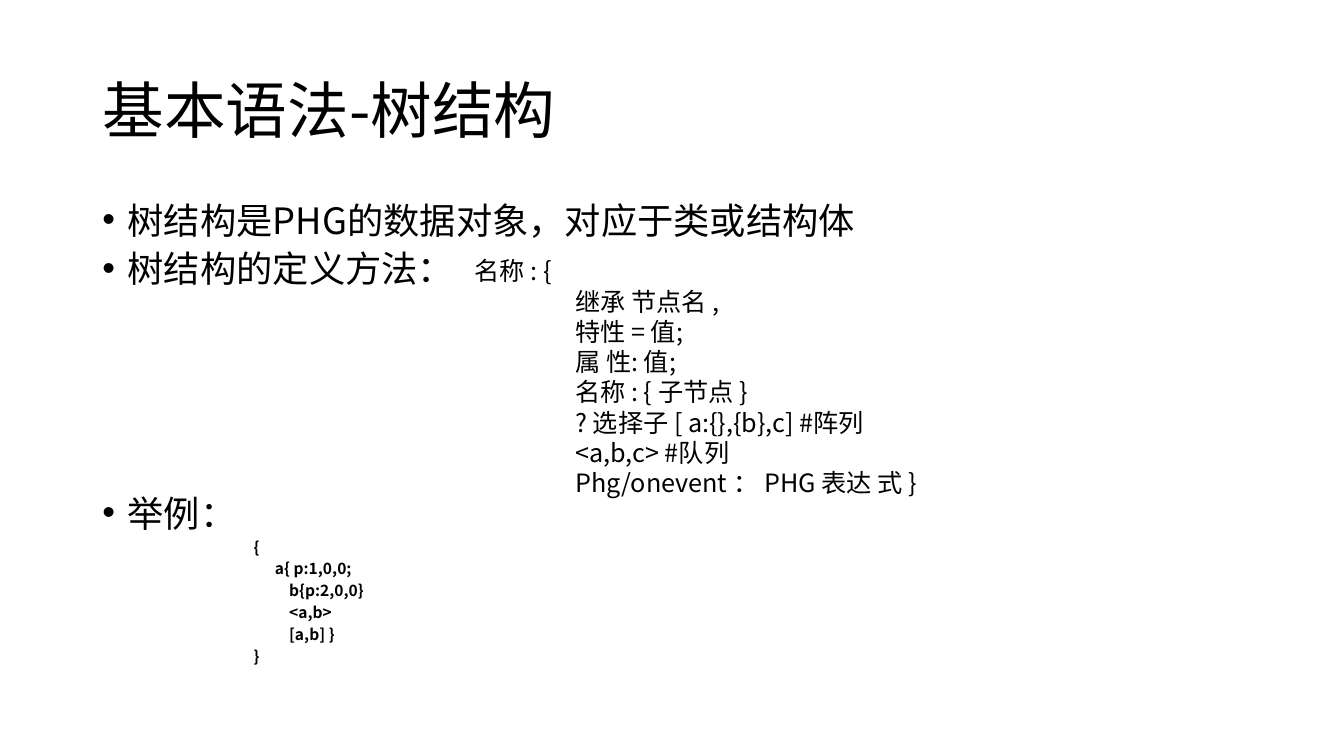
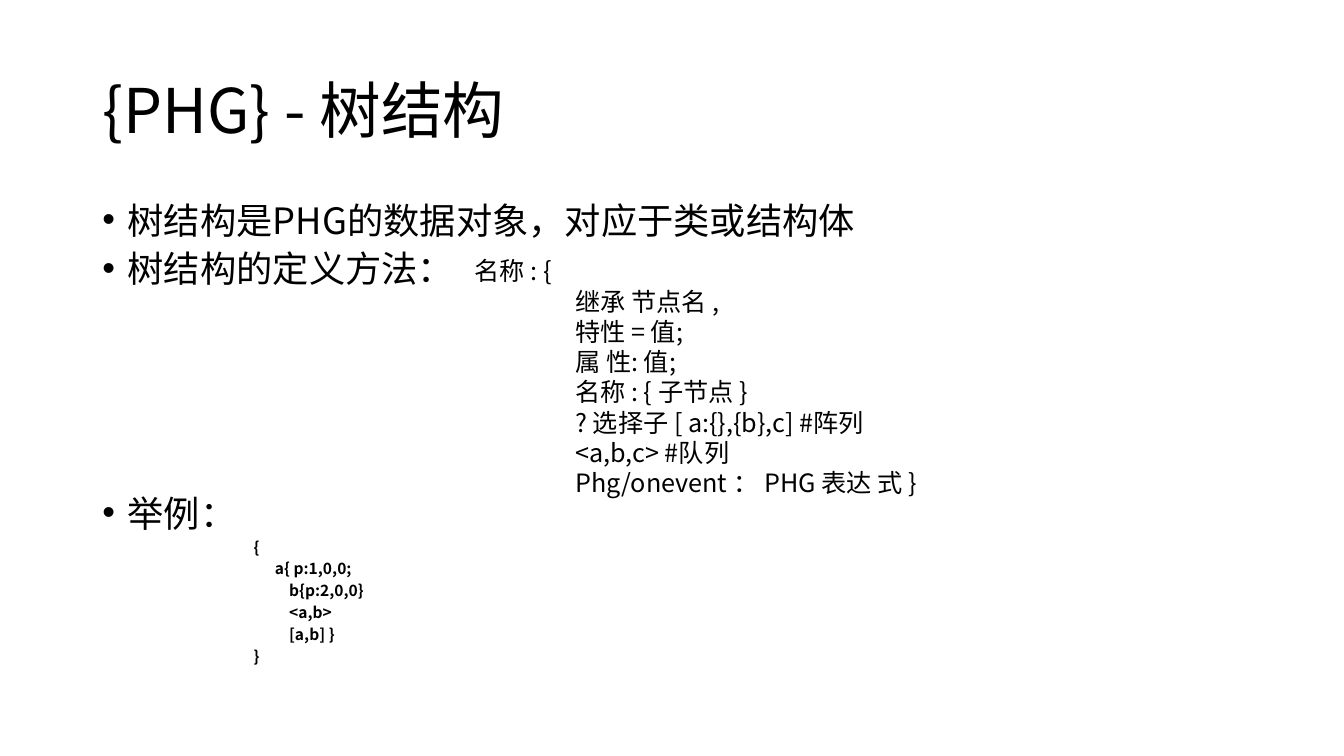
Before and after one commit to panguojun/.PHG., a slide deck: slide 8 of PHG语法手册.pptx (slide 9 before the commit). Drawn at 1344x756 pixels with LibreOffice and Linux fonts; fonts in the diff are those of the drawing. Boxes give left, top, right and bottom in pixels: in the first picture for what was removed or moved away, otherwise in the second. Text is boxed around its words. In the diff, an @@ line names an element or a change of style, - is before the commit and + after.

```diff
--- a/PHG语法手册.pptx
+++ b/PHG语法手册.pptx
@@ title at bbox=[102, 81, 505, 144]: text changed @@
-基本语法-树结构
+{PHG} - 树结构
```
Also in this commit, not shown: 5 other slides changed, 1 slide added, 11 other files.
